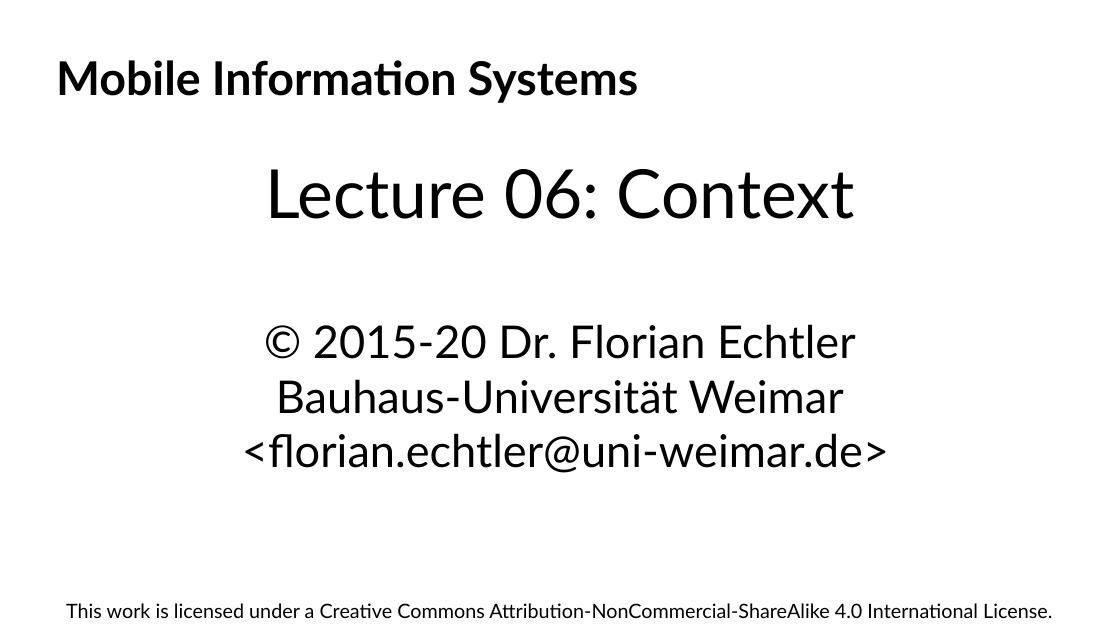
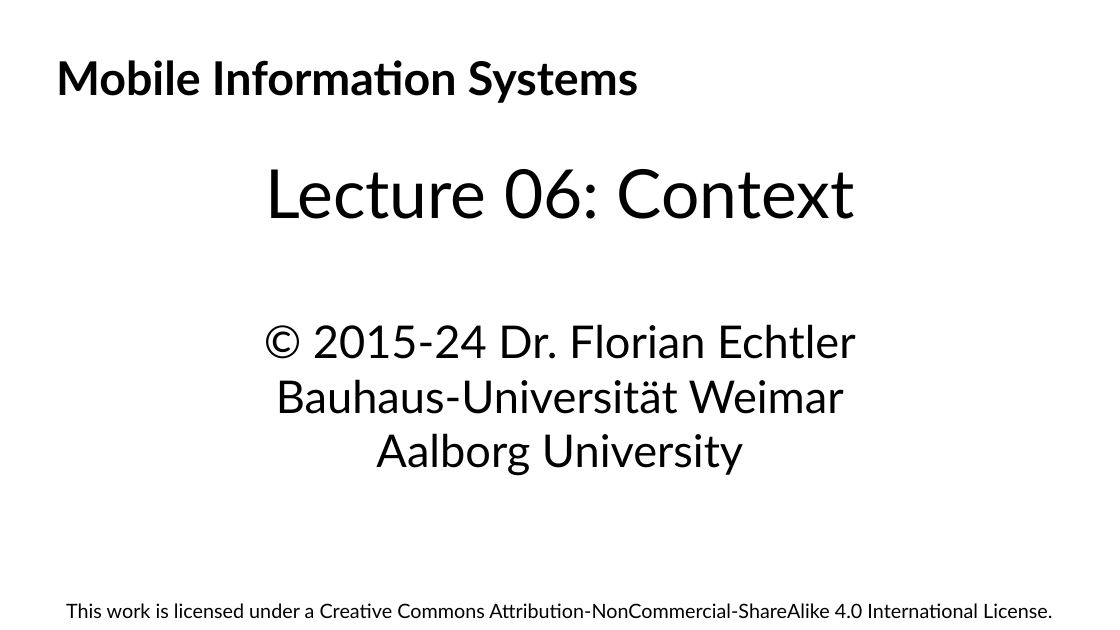
Before and after one commit to floe/mobile-information-systems, a slide deck: slide 1 of 06-context.odp. Drawn at 1120x630 pixels with LibreOffice and Linux fonts; fonts in the diff are those of the drawing; background and template pictures are left out. Boxes give left, top, right and bottom in pixels: in the first picture for what was removed or moved away, otherwise in the second. Text is boxed around its words. In the diff, an @@ line names an element or a change of style, - is before the commit and + after.

```diff
--- a/06-context.odp
+++ b/06-context.odp
@@ text at (313, 324, 856, 359): text changed @@
-© 2015-20 Dr. Florian Echtler
+© 2015-24 Dr. Florian Echtler
@@ text at (376, 433, 743, 476): text changed @@
-<florian.echtler@uni-weimar.de>
+Aalborg University
```
Also in this commit, not shown: 23 other slides changed, 1 other file.
